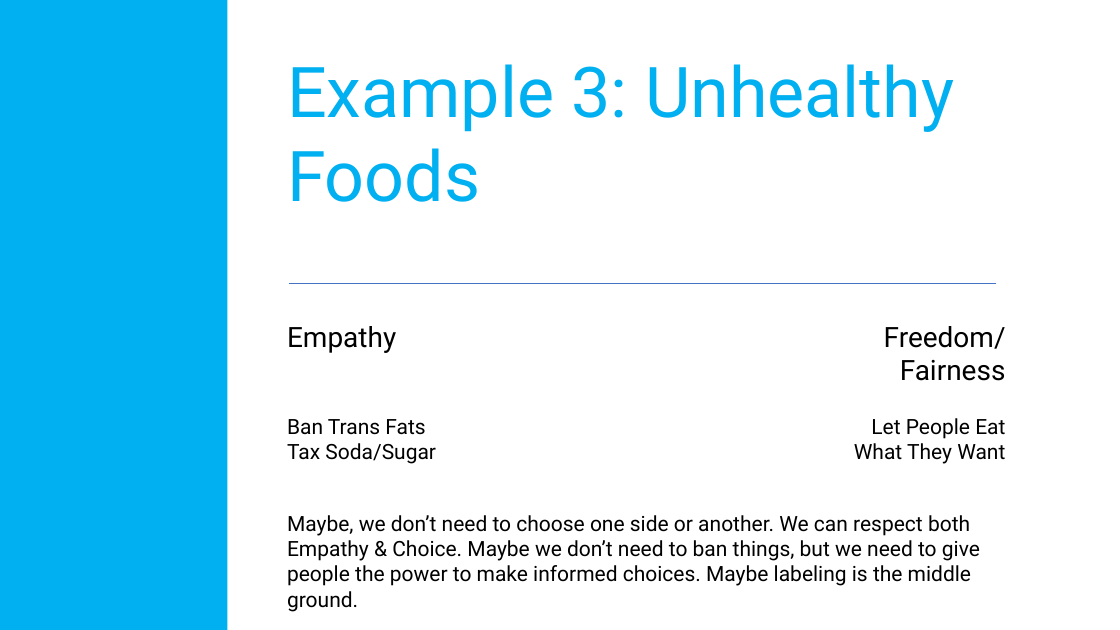
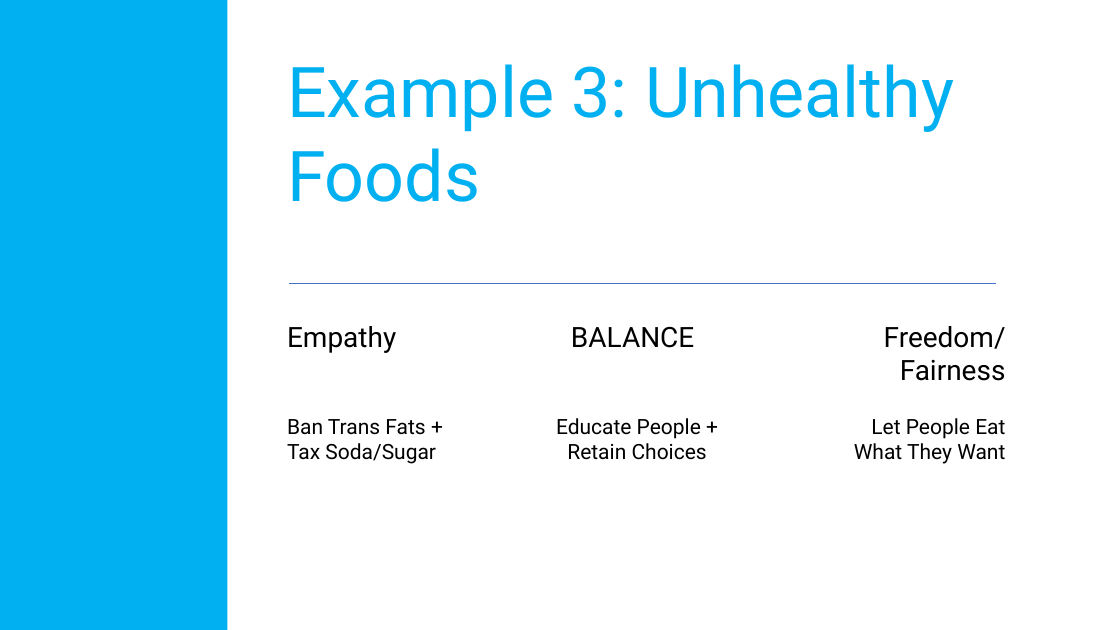
Before and after one commit to amadorchavez/amadorchavez.github.io, a slide deck: slide 29 of nifty/Culture.Values.pptx (slide 24 before the commit). Drawn at 1120x630 pixels with LibreOffice and Linux fonts; fonts in the diff are those of the drawing. Boxes give left, top, right and bottom in pixels: in the first picture for what was removed or moved away, otherwise in the second. Text is boxed around its words. In the diff, an @@ line names an element or a change of style, - is before the commit and + after.

```diff
--- a/nifty/Culture.Values.pptx
+++ b/nifty/Culture.Values.pptx
@@ text added at [571, 326, 694, 348], 24 pt, text #000000 @@
+BALANCE
@@ text added at [556, 418, 707, 460], 18 pt, text #000000 @@
+Educate People + Retain Choices
@@ text removed at [287, 515, 980, 612] @@
-Maybe, we don’t need to choose one side or another. We can respect both Empathy & Choice. Maybe we don’t need to ban things, but we need to give people the power to make informed choices. Maybe labeling is the middle ground.
```
Also in this commit, not shown: 11 other slides changed, 17 slides added, 2 slides removed, 49 other files.
